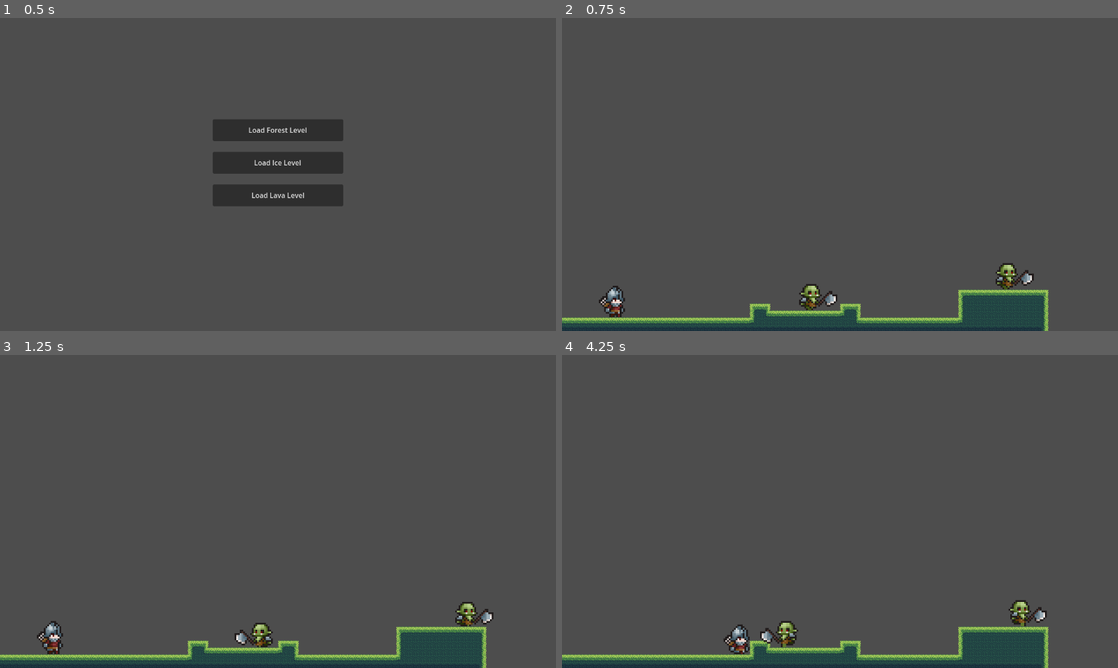
Above: before the commit, frames 1-4 (two rows, left to right).
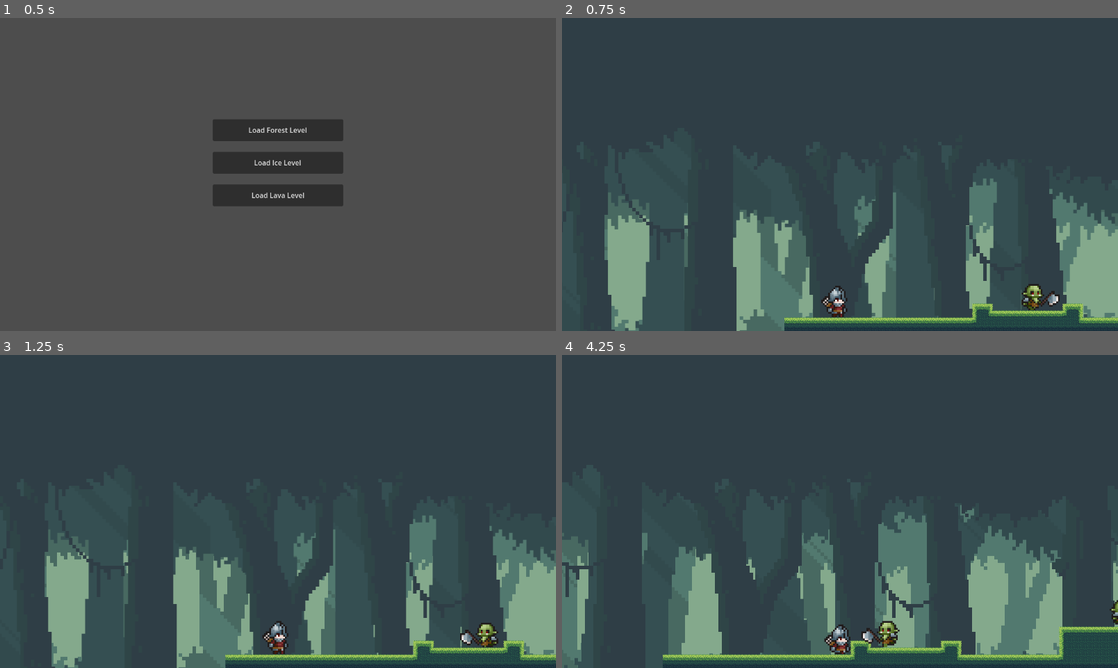
Above: after the commit, the same moments.

Repository: sriramadhenu/mage-race
Game: Godot game, scene res://scenes/ui/menus/level_loader.tscn
The game is run twice, just before and just after one commit, with the same random seed, the same clock (stepped at 60 frames per second) and the same inputs.
Inputs:
- Up to frame 1 (0.5 s): no input
- Up to frame 2 (0.75 s): click "Load Forest Level" at 0.5 s
- Up to frame 3 (1.25 s): no input
- Up to frame 4 (4.25 s): tap Enter at 1.25 s; hold D (player_forward) 1.28-2.03 s; tap H at 1.35, 3.6 s; hold A (player_backward) 2.03-2.78 s; tap J at 2.1 s; hold D (player_forward) from 2.78 s (still down); tap R at 2.85 s

Frame 1 is identical in both runs. In frame 2, 86% of the frame differs, in the area x 0-100%, y 0-100%; in frame 3, 85%; in frame 4, 90%.

Commit message:
testing parallax background

Diff:
--- a/scenes/levels/level_forest.tscn
+++ b/scenes/levels/level_forest.tscn
@@ -1,8 +1,13 @@
-[gd_scene load_steps=6 format=4 uid="uid://xm64rd5b2omd"]
+[gd_scene load_steps=11 format=4 uid="uid://xm64rd5b2omd"]
 
 [ext_resource type="Texture2D" uid="uid://lq81smlyojn8" path="res://assets/tilesets/jungle tileset/jungle tileset.png" id="1_om5tm"]
 [ext_resource type="PackedScene" uid="uid://biufvwmgorgev" path="res://scenes/characters/player.tscn" id="2_tbxb2"]
+[ext_resource type="Script" uid="uid://ddhormsxtr24y" path="res://scenes/levels/position_lock_lerp_camera.gd" id="2_y7soc"]
 [ext_resource type="PackedScene" uid="uid://ckc0q8k0gl23y" path="res://scenes/characters/orc_enemy.tscn" id="3_4tf07"]
+[ext_resource type="Texture2D" uid="uid://bgvhak6h68f5k" path="res://scenes/levels/forest_backgrounds/furthest.png" id="4_4ehx6"]
+[ext_resource type="Texture2D" uid="uid://dec3wr5t2casv" path="res://scenes/levels/forest_backgrounds/far.png" id="5_y7soc"]
+[ext_resource type="Texture2D" uid="uid://sf3m7jtfl26q" path="res://scenes/levels/forest_backgrounds/mid.png" id="6_c3tcg"]
+[ext_resource type="Texture2D" uid="uid://dh0gmniba6nyk" path="res://scenes/levels/forest_backgrounds/nearest.png" id="7_jm40j"]
 
 [sub_resource type="TileSetAtlasSource" id="TileSetAtlasSource_tbxb2"]
 texture = ExtResource("1_om5tm")
@@ -364,8 +369,10 @@
 tile_map_data = PackedByteArray("AAAAACYAAQAKAA4AAAAAACcAAQAKAA8AAAABACYAAQAKAA4AAAABACcAAQAKAA8AAAACACYAAQAKAA4AAAACAC …(6768 unchanged characters)…
 tile_set = SubResource("TileSet_30e0t")
 
-[node name="Camera2D" type="Camera2D" parent="."]
+[node name="Camera2D" type="Camera2D" parent="." node_paths=PackedStringArray("target")]
 position = Vector2(640, 360)
+script = ExtResource("2_y7soc")
+target = NodePath("../Player")
 
 [node name="Player" parent="." instance=ExtResource("2_tbxb2")]
 position = Vector2(121, 660)
@@ -375,3 +382,33 @@
 
 [node name="OrcEnemy2" parent="." instance=ExtResource("3_4tf07")]
 position = Vector2(1009, 596)
+
+[node name="ParallaxBackground" type="ParallaxBackground" parent="."]
+
+[node name="ParallaxLayer (furthest)" type="ParallaxLayer" parent="ParallaxBackground"]
+motion_scale = Vector2(0.1, 0)
+
+[node name="Sprite2D" type="Sprite2D" parent="ParallaxBackground/ParallaxLayer (furthest)"]
+position = Vector2(967, 539)
+texture = ExtResource("4_4ehx6")
+
+[node name="ParallaxLayer (far)" type="ParallaxLayer" parent="ParallaxBackground"]
+motion_scale = Vector2(0.25, 0)
+
+[node name="Sprite2D" type="Sprite2D" parent="ParallaxBackground/ParallaxLayer (far)"]
+position = Vector2(1177, 538)
+texture = ExtResource("5_y7soc")
+
+[node name="ParallaxLayer (mid)" type="ParallaxLayer" parent="ParallaxBackground"]
+motion_scale = Vector2(0.5, 0)
+
+[node name="Sprite2D" type="Sprite2D" parent="ParallaxBackground/ParallaxLayer (mid)"]
+position = Vector2(1185, 541)
+texture = ExtResource("6_c3tcg")
+
+[node name="ParallaxLayer (near)" type="ParallaxLayer" parent="ParallaxBackground"]
+motion_scale = Vector2(0.75, 0)
+
+[node name="Sprite2D" type="Sprite2D" parent="ParallaxBackground/ParallaxLayer (near)"]
+position = Vector2(834, 529)
+texture = ExtResource("7_jm40j")
--- /dev/null
+++ b/scenes/levels/position_lock_lerp_camera.gd
@@ -0,0 +1,25 @@
+extends Camera2D
+
+@export var target: Node2D
+@export var follow_speed: float = 5.0
+@export var catchup_speed: float = 8.0
+@export var leash_distance: float = 25.0
+
+func _process(delta: float) -> void:
+	if !is_current():
+		return
+
+	var target_pos = target.global_position
+	var camera_pos = position
+
+	var offset = Vector2(target_pos.x - camera_pos.x, 0)
+	var distance = offset.length()
+
+	var speed = follow_speed if target.velocity.length() > 0.1 else catchup_speed
+
+	if distance > leash_distance:
+		camera_pos.x = target_pos.x - offset.normalized().x * leash_distance
+	else:
+		camera_pos.x = lerp(camera_pos.x, target_pos.x, delta * speed)
+
+	position = camera_pos
Binary file added: scenes/levels/forest_backgrounds/far.png
Not shown, added: scenes/levels/forest_backgrounds/far.png.import
Binary file added: scenes/levels/forest_backgrounds/furthest.png
Not shown, added: scenes/levels/forest_backgrounds/furthest.png.import
Binary file added: scenes/levels/forest_backgrounds/mid.png
Not shown, added: scenes/levels/forest_backgrounds/mid.png.import
Binary file added: scenes/levels/forest_backgrounds/nearest.png
Not shown, added: scenes/levels/forest_backgrounds/nearest.png.import
Not shown, added: scenes/levels/position_lock_lerp_camera.gd.uid
